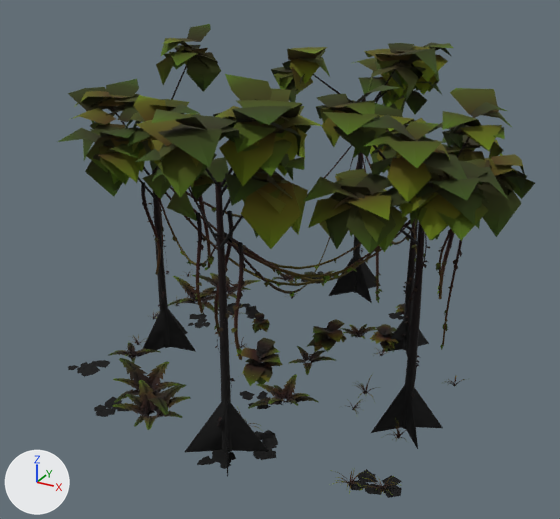
Two versions of the glTF model assets/models/vegetation/patches/patch_vine_hall.glb, one commit apart.
Camera for both pictures: a 50 mm camera at (14.4, -25.5, 17.1) aimed at (0.8, -0.8, 4.8). Arrows for +X, +Y and +Z are at lower left; the lights stay in place. The first picture is the older version. Vertices at exactly the same position are counted once.

In view in the first picture: 'patch_vine_hall'.
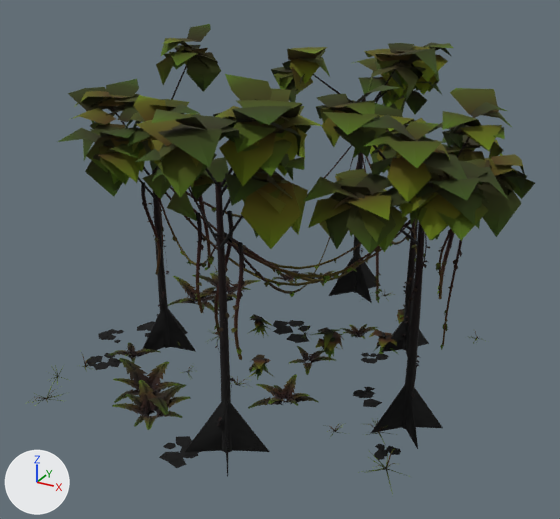
Pixel boxes (x1, y1, x2, y2) of what changed, in the pictures (560 x 519 px; the box of a moved part takes in the faces that stretch with it):
'patch_vine_hall', reshaped (6% wider)
    before: (58, 24, 535, 498)
    after: (28, 24, 535, 495)
part 1 of me_patch_vine_hall, added
    after: (253, 359, 265, 369)
part 2 of me_patch_vine_hall, deleted
    before: (68, 270, 465, 498)
part 3 of me_patch_vine_hall, moved or reshaped
    before: (80, 271, 405, 431)
    after: (28, 266, 483, 495)
part 4 of me_patch_vine_hall, surface changed
    before: (252, 310, 397, 364)
    after: (250, 314, 341, 369)
part 5 of me_patch_vine_hall, recoloured
    before: (252, 310, 397, 364)
    after: (250, 314, 384, 369)

Patch to the scene script:
```diff
--- a/assets/models/vegetation/patches/patch_vine_hall.glb.py
+++ b/assets/models/vegetation/patches/patch_vine_hall.glb.py
@@ me_patch_vine_hall @@
 # used by ob_patch_vine_hall; location = (0.0, 0.0, 0.0)
-me_patch_vine_hall.from_pydata(...)  # 12592 vertices, 12088 faces; spans x -8.1..10.1, y -10.8..11.0, z -0.1..13.3
+me_patch_vine_hall.from_pydata(...)  # 11485 vertices, 10844 faces; spans x -8.1..10.1, y -10.8..11.0, z -0.4..13.3
+# me_patch_vine_hall part 1: the loose piece of 7 vertices spanning x -4.6..-4.5, y -2.1..-1.9, z 1.4..1.5 is copied, and the copy is turned 86.5 degrees about the z axis through its middle and scaled by 3.4, then moved by (5.0, 0.0, -0.8); it spans x 0.3..0.8, y -2.3..-1.8, z 0.5..0.8
+# me_patch_vine_hall part 2: 277 loose pieces with 2068 vertices, spanning x -8.0..8.2, y -8.0..8.5, z 0.0..1.4, are deleted
+# me_patch_vine_hall part 3: 177 vertices moved from x -6.2..5.0, y -5.8..7.4, z 0.0..1.3 to x -7.4..7.0, y -7.0..7.5, z -0.3..0.9; 793 vertices removed from x -6.6..5.0, y -5.8..8.2, z -0.1..1.3; 1733 vertices added at x -7.6..8.0, y -8.4..7.9, z -0.4..1.0
+# me_patch_vine_hall part 4: 16 kept faces spanning x -1.8..4.4, y -2.8..6.0, z -0.1..0.9 get new texture (UV) coordinates
+# me_patch_vine_hall part 5: 26 kept faces spanning x -1.8..4.4, y -2.8..6.0, z -0.1..0.9 get new vertex colours
+# other edits to the shape of me_patch_vine_hall do not show in these pictures
 me_patch_vine_hall.materials.append(mat_jungle_atlas)
```
